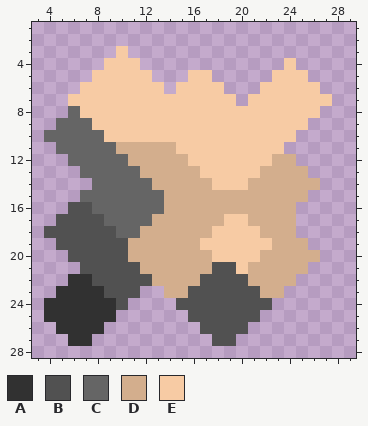
Edited in one commit: pixel-art sprite (sprites/items/sadn.png). The picture above was drawn from the file before the commit.
The file is 32x32 pixels. Shown: x 3..29, y 1..28.
Palette (. is transparent): A #313131  B #515151  C #656565  D #d3ae8d  E #f7cba4
Pixels before, first column x 4:
 3 ......E.................
 4 .....EEE............E...
 5 ....EEEEE...EE.....EEE..
 6 ...EEEEEEE.EEEE...EEEEE.
 7 ..EEEEEEEEEEEEEE.EEEEEEE
 8 ..CEEEEEEEEEEEEEEEEEEEE.
 9 .CCCEEEEEEEEEEEEEEEEEE..
10 CCCCCEEEEEEEEEEEEEEEE...
11 .CCCCCDDDDDEEEEEEEEE....
12 ..CCCCCDDDDDEEEEEEEDD...
13 ...CCCCCDDDDDEEEEEDDDD..
14 ....CCCCCDDDDDEEEDDDDDD.
15 ...CCCCCCCDDDDDDDDDDDD..
16 ..BBCCCCCCDDDDDDDDDDD...
17 .BBBBCCCCDDDDDDEEDDDD...
18 BBBBBBCCDDDDDDEEEEDDD...
19 .BBBBBBDDDDDDEEEEEEDDD..
20 ..BBBBBDDDDDDDEEEEDDDDD.
21 ...BBBBBDDDDDDBBEDDDDD..
22 ..AABBBBBDDDDBBBBDDDD...
23 .AAAABBB..DDBBBBBBDD....
24 AAAAAAB....BBBBBBBB.....
25 AAAAAA......BBBBBB......
26 .AAAA........BBBB.......
27 ..AA..........BB........
After:
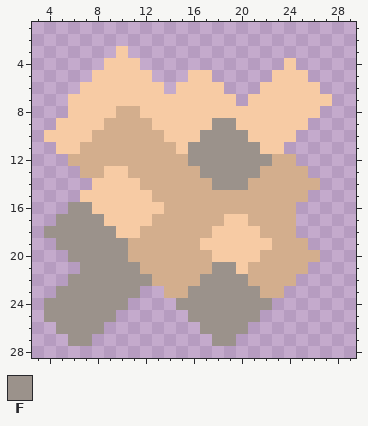
Colours new in this view: F #9b928b
Change:
y 8: x 6 C -> E; x 10..11 EE -> DD
y 9: x 5..7 CCC -> EEE; x 9..12 EEEE -> DDDD; x 18..19 EE -> FF
y 10: x 4..13 CCCCCEEEEE -> EEEEDDDDDD; x 17..20 EEEE -> FFFF
y 11: x 5..9 CCCCC -> EEDDD; x 16..21 EEEEEE -> FFFFFF
y 12: x 6..10 CCCCC -> DDDDD; x 16..22 EEEEEEE -> FFFFFFF
y 13: x 7..11 CCCCC -> DDEED; x 17..21 EEEEE -> FFFFF
y 14: x 8..12 CCCCC -> EEEED; x 18..20 EEE -> FFF
y 15: x 7..13 CCCCCCC -> EEEEEED
y 16: x 6..13 BBCCCCCC -> FFEEEEEE
y 17: x 5..12 BBBBCCCC -> FFFFEEEE
y 18: x 4..11 BBBBBBCC -> FFFFFFEE
y 19: x 5..10 BBBBBB -> FFFFFF
y 20: x 6..10 BBBBB -> FFFFF
y 21: x 7..11 BBBBB -> FFFFF; x 18..19 BB -> FF
y 22: x 6..12 AABBBBB -> FFFFFFF; x 17..20 BBBB -> FFFF
y 23: x 5..11 AAAABBB -> FFFFFFF; x 16..21 BBBBBB -> FFFFFF
y 24: x 4..10 AAAAAAB -> FFFFFFF; x 15..22 BBBBBBBB -> FFFFFFFF
y 25: x 4..9 AAAAAA -> FFFFFF; x 16..21 BBBBBB -> FFFFFF
y 26: x 5..8 AAAA -> FFFF; x 17..20 BBBB -> FFFF
y 27: x 6..7 AA -> FF; x 18..19 BB -> FF
